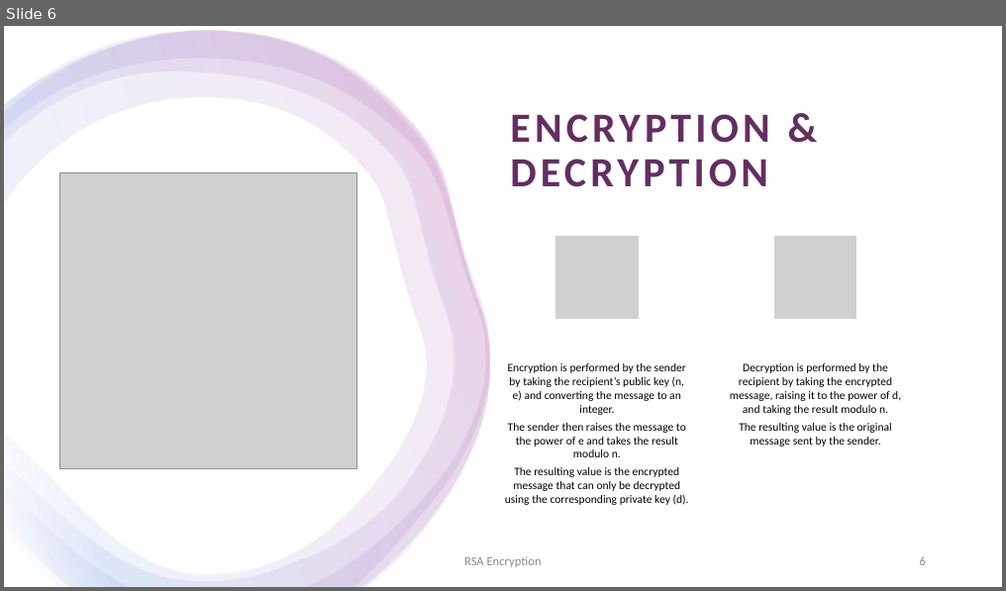
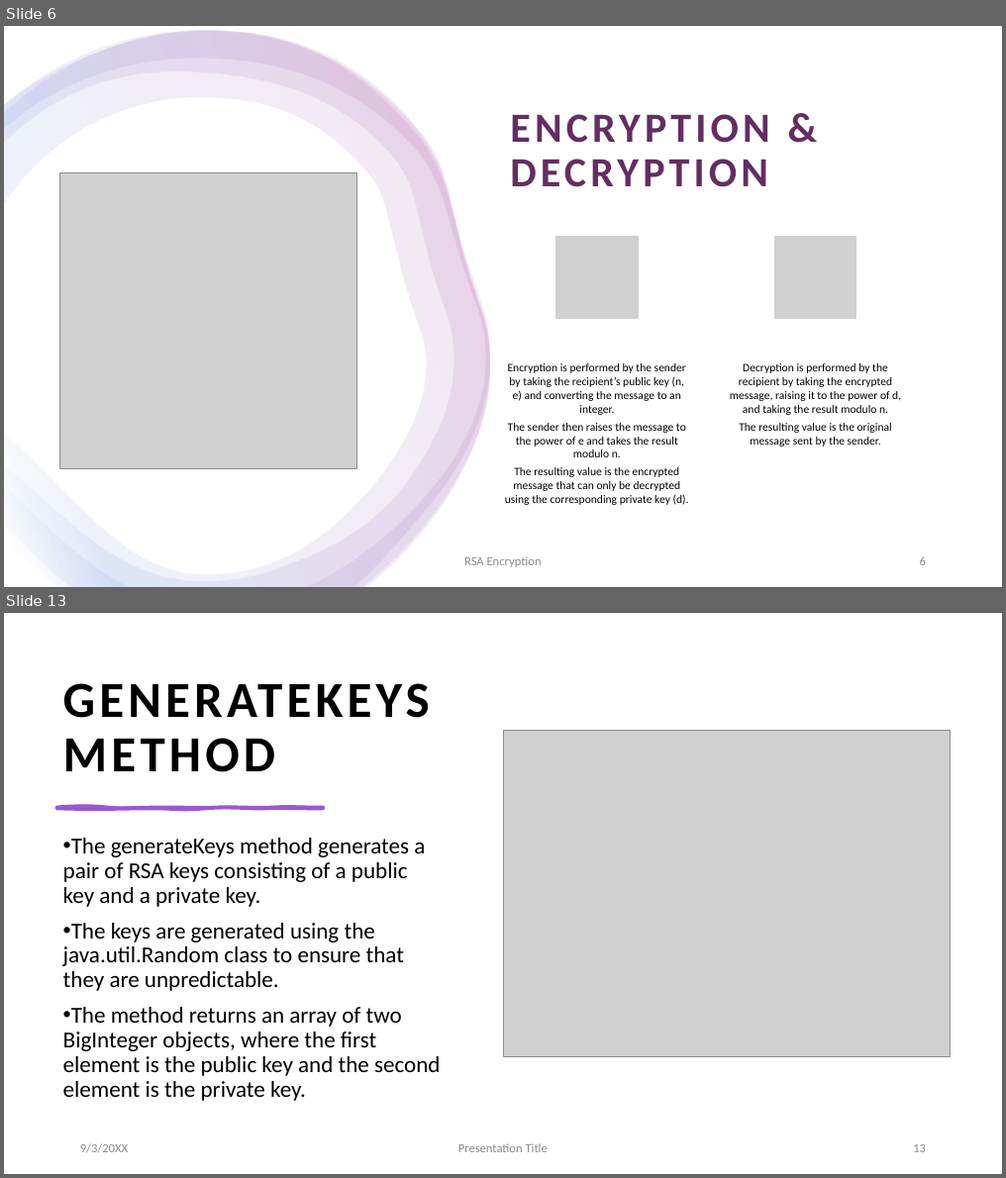
Before and after one commit to tpmcaloon/University, a slide deck: SecurityAndEncryption/RSAEncryptionPresentation.pptx. Shown one above the other, each under a label of ours: slide 6 before the commit, slides 6 and 13 after it; the slides between them are not shown. The pictures are 1006x591 and 1006x1178 pixels, drawn with LibreOffice and Linux fonts; fonts in the diff are those of the drawing; grey boxes stand for pictures. Boxes give left, top, right and bottom in pixels: in the first picture for what was removed or moved away, otherwise in the second. Text is boxed around its words. In the diff, an @@ line names an element or a change of style, - is before the commit and + after.

```diff
--- a/SecurityAndEncryption/RSAEncryptionPresentation.pptx
+++ b/SecurityAndEncryption/RSAEncryptionPresentation.pptx
@@ slide 13 added at [4,613,1002,1174], background #FFFFFF; not listed: 1 template element that a slide beside it also shows @@
@@ rectangle added at [4,613,1002,1174], fill #FFFFFF @@
@@ title added at [63,683,430,772], 48.6 pt, text #000000, bold @@
+GENERATEKEYS METHOD
@@ picture added at [503,731,950,1057] @@
@@ freeform shape added at [56,808,323,809], fill #9B57D3, outline #9B57D3 3 pt @@
@@ text added at [63,838,440,1101], 22 pt, text #000000 @@
+• The generateKeys method generates a pair of RSA keys consisting of a public key and a private key.
+• The keys are generated using the java.util.Random class to ensure that they are unpredictable.
+• The method returns an array of two BigInteger objects, where the first element is the public key and the second element is the private key.
@@ text added at [80,1144,128,1154], 12 pt, text #8C8C8C @@
+9/3/20XX
@@ text added at [458,1144,548,1153], 12 pt, text #8C8C8C @@
+Presentation Title
@@ page number added at [913,1145,926,1153], 12 pt, text #8C8C8C @@
+13
```
Also in this commit, not shown: 2 slides changed, 10 other slides added, 5 slides removed, 2 other files.
